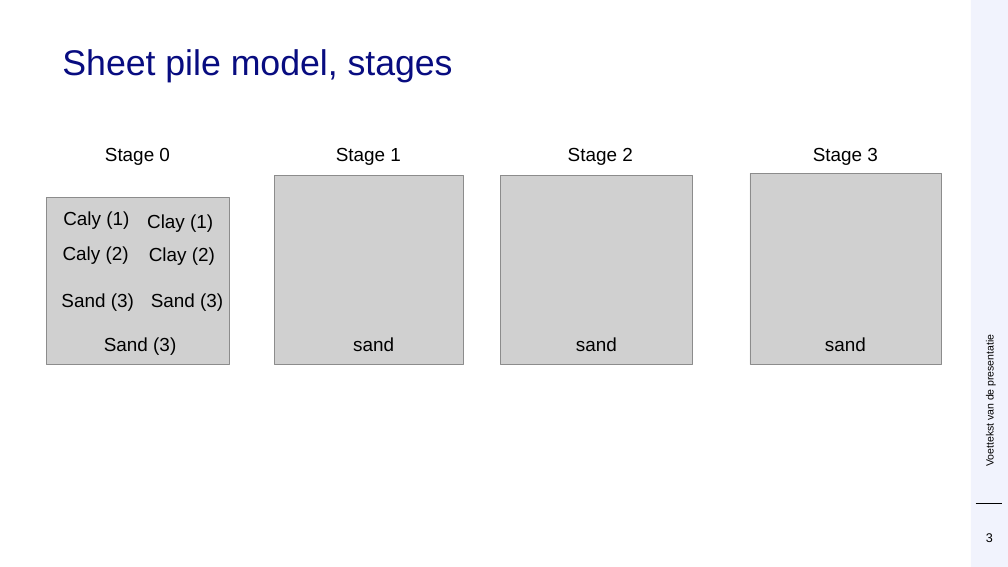
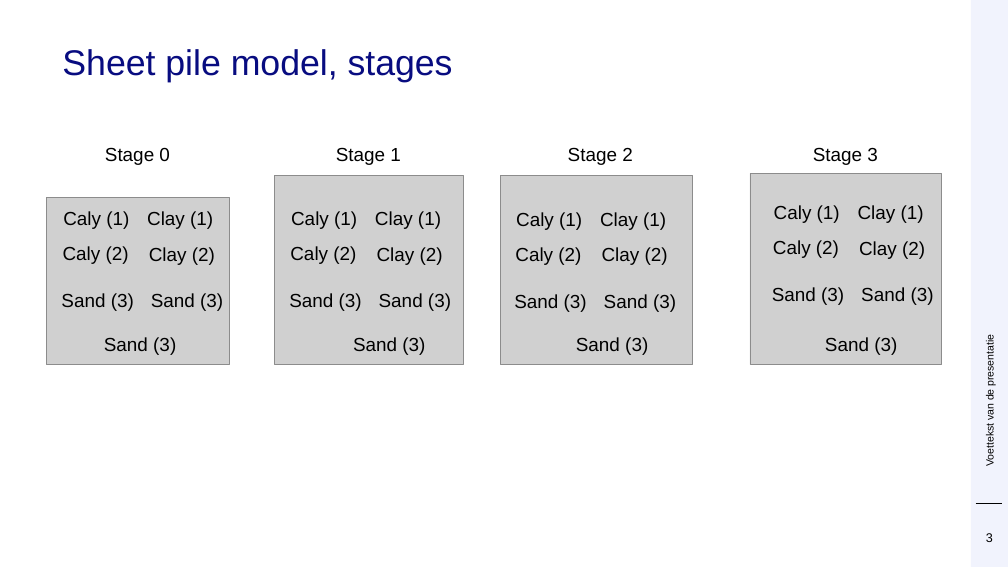
Before and after one commit to Deltares/ProbabilisticLibrary, a slide deck: slide 3 of sources/Deltares.Probabilistic.PWrapper.Examples/kratos/Sheet pile.pptx. Drawn at 1008x567 pixels with LibreOffice and Linux fonts; fonts in the diff are those of the drawing; grey boxes stand for pictures; background and template pictures are left out. Boxes give left, top, right and bottom in pixels: in the first picture for what was removed or moved away, otherwise in the second. Text is boxed around its words. In the diff, an @@ line names an element or a change of style, - is before the commit and + after.

Commit message:
update ppt

```diff
--- a/sources/Deltares.Probabilistic.PWrapper.Examples/kratos/Sheet pile.pptx
+++ b/sources/Deltares.Probabilistic.PWrapper.Examples/kratos/Sheet pile.pptx
@@ text added at [774,205,840,223], 18 pt, text #000000 @@
+Caly (1)
@@ text added at [858,205,924,223], 18 pt, text #000000 @@
+Clay (1)
@@ text added at [291,211,357,229], 18 pt, text #000000 @@
+Caly (1)
@@ text added at [375,211,441,229], 18 pt, text #000000 @@
+Clay (1)
@@ text added at [516,212,582,230], 18 pt, text #000000 @@
+Caly (1)
@@ text added at [600,212,666,230], 18 pt, text #000000 @@
+Clay (1)
@@ text added at [290,246,356,264], 18 pt, text #000000 @@
+Caly (2)
@@ text added at [377,247,443,265], 18 pt, text #000000 @@
+Clay (2)
@@ text added at [515,247,581,265], 18 pt, text #000000 @@
+Caly (2)
@@ text added at [602,247,668,265], 18 pt, text #000000 @@
+Clay (2)
@@ text added at [773,240,839,258], 18 pt, text #000000 @@
+Caly (2)
@@ text added at [859,241,925,259], 18 pt, text #000000 @@
+Clay (2)
@@ text added at [289,293,362,311], 18 pt, text #000000 @@
+Sand (3)
@@ text added at [379,293,451,311], 18 pt, text #000000 @@
+Sand (3)
@@ text added at [514,294,587,312], 18 pt, text #000000 @@
+Sand (3)
@@ text added at [604,294,676,312], 18 pt, text #000000 @@
+Sand (3)
@@ text added at [772,287,844,305], 18 pt, text #000000 @@
+Sand (3)
@@ text added at [861,287,934,305], 18 pt, text #000000 @@
+Sand (3)
@@ text at [353,337,425,355]: text changed @@
-sand
+Sand (3)
@@ text at [576,337,648,355]: text changed @@
-sand
+Sand (3)
@@ text at [825,337,897,355]: text changed @@
-sand
+Sand (3)
```
Also in this commit, not shown: 12 other slides changed, 1 slide removed.
